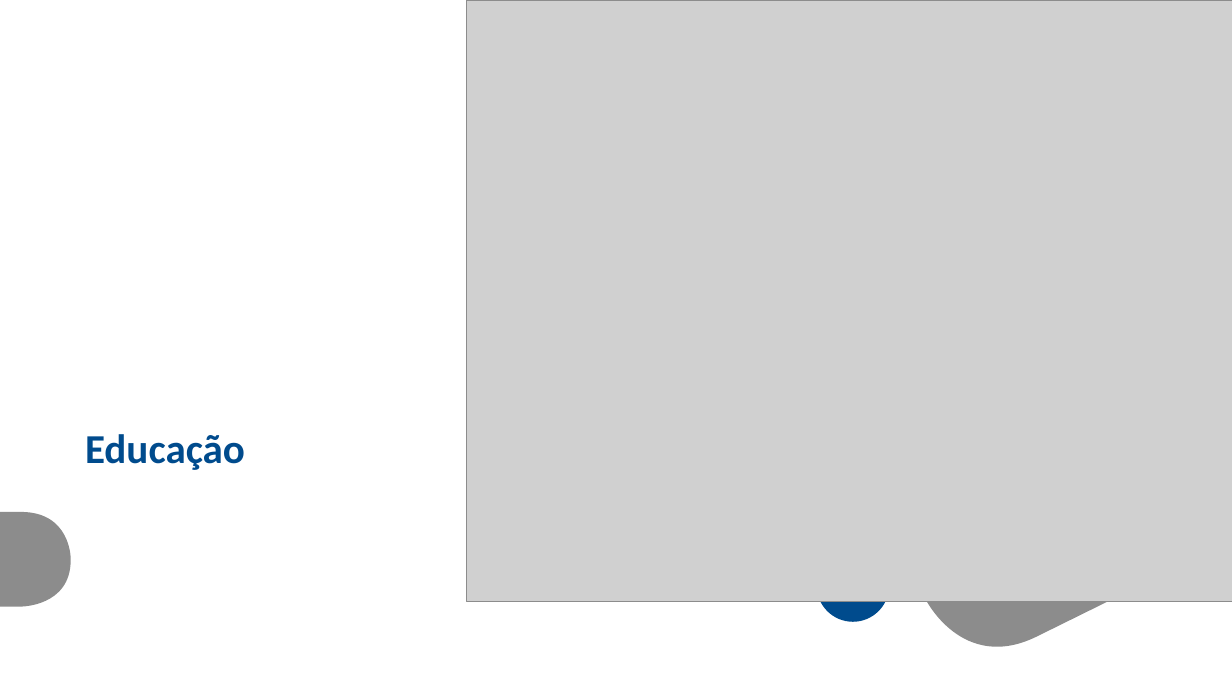
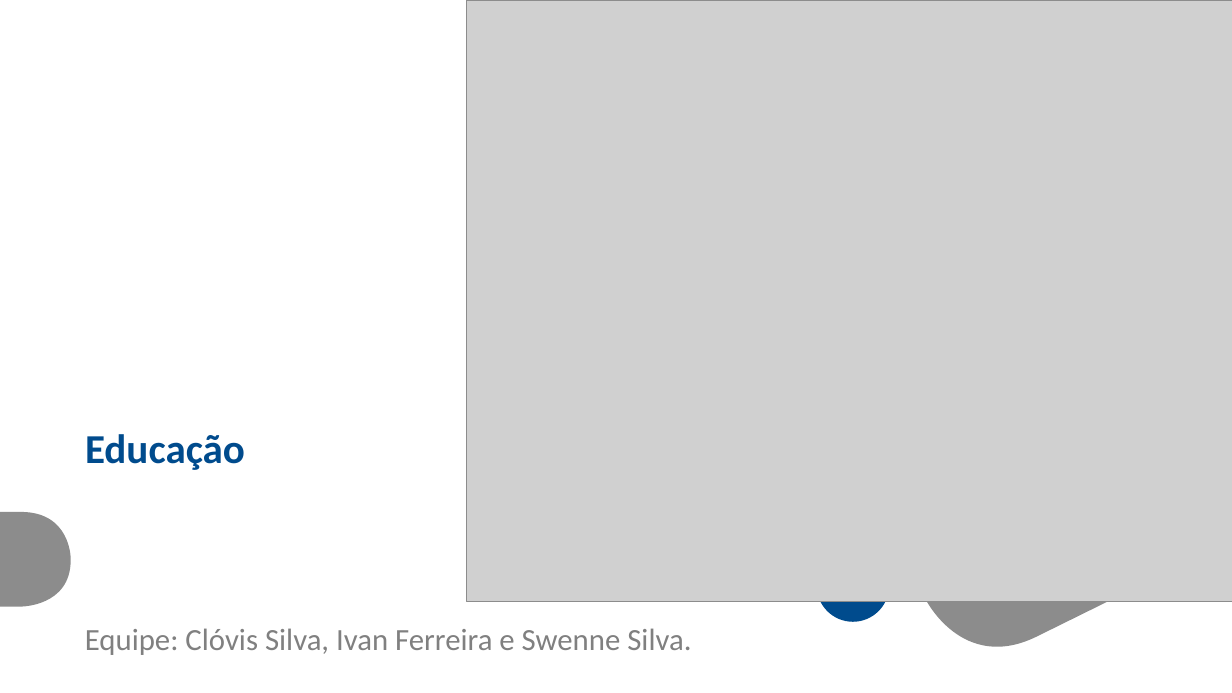
Before and after one commit to clovesrocha/senac_dsia, a slide deck: slide 1 of seminario/Problema.Desafio_PLN_versao0.pptx. Drawn at 1232x693 pixels with LibreOffice and Linux fonts; fonts in the diff are those of the drawing; grey boxes stand for pictures; background and template pictures are left out. Boxes give left, top, right and bottom in pixels: in the first picture for what was removed or moved away, otherwise in the second. Text is boxed around its words. In the diff, an @@ line names an element or a change of style, - is before the commit and + after.

```diff
--- a/seminario/Problema.Desafio_PLN_versao0.pptx
+++ b/seminario/Problema.Desafio_PLN_versao0.pptx
@@ text added at (x1=85, y1=628, x2=691, y2=655), 24 pt, text #808080 @@
+Equipe: Clóvis Silva, Ivan Ferreira e Swenne Silva.
```
Also in this commit, not shown: 1 other slide changed.
